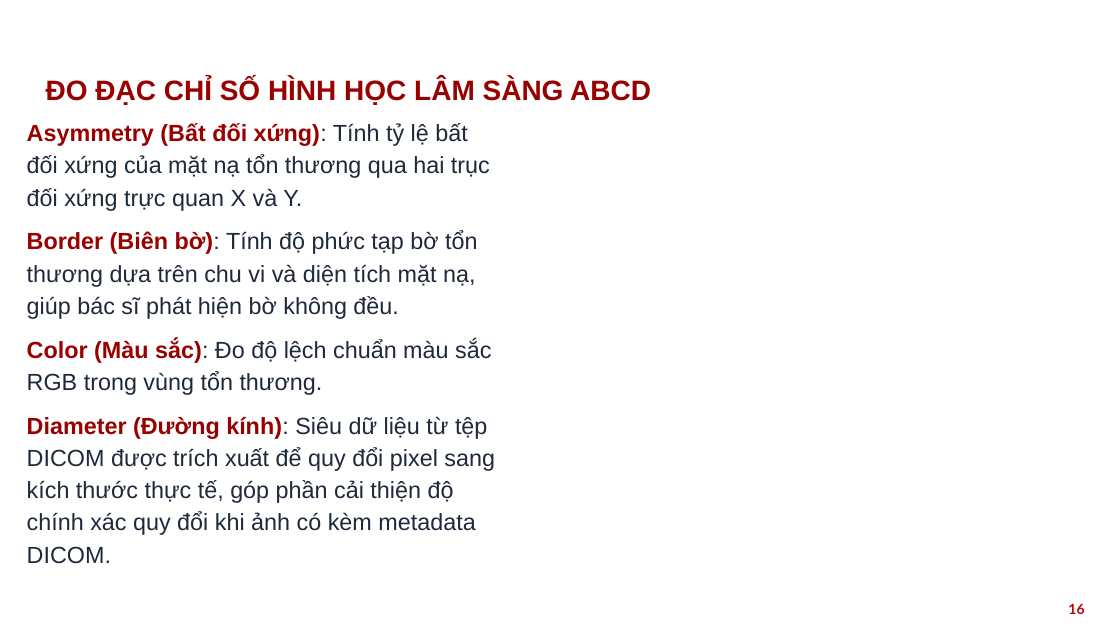
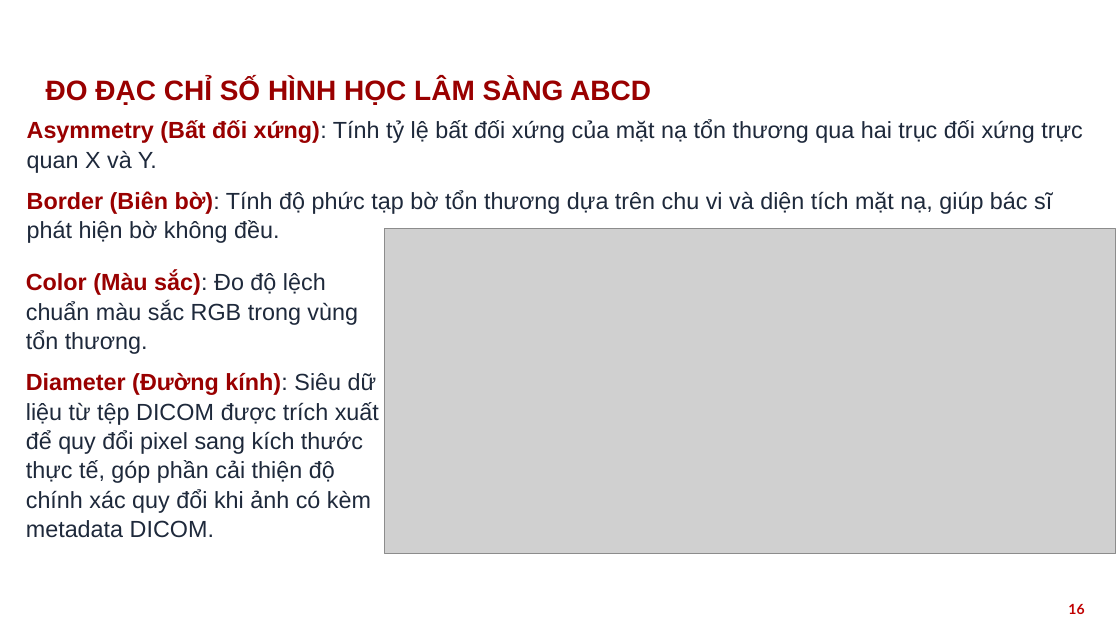
Before and after one commit to nthg0609/doanTN, a slide deck: slide 16 of HUST_PPT_template_2022_RED_16x9_567042.pptx. Drawn at 1120x630 pixels with LibreOffice and Linux fonts; fonts in the diff are those of the drawing; grey boxes stand for pictures; background and template pictures are left out. Boxes give left, top, right and bottom in pixels: in the first picture for what was removed or moved away, otherwise in the second. Text is boxed around its words. In the diff, an @@ line names an element or a change of style, - is before the commit and + after.

```diff
--- a/HUST_PPT_template_2022_RED_16x9_567042.pptx
+++ b/HUST_PPT_template_2022_RED_16x9_567042.pptx
@@ text "Asymmetry (Bất đối xứng): Tính ..." at <box>27,120,1083,243</box>: line spacing 1.15 to 1.05 @@
@@ picture added at <box>385,229,1116,555</box> @@
@@ text added at <box>26,272,379,538</box>, 20 pt, text #1E293B @@
+Color (Màu sắc): Đo độ lệch chuẩn màu sắc RGB trong vùng tổn thương.
+Diameter (Đường kính): Siêu dữ liệu từ tệp DICOM được trích xuất để quy đổi pixel sang kích thước thực tế, góp phần cải thiện độ chính xác quy đổi khi ảnh có kèm metadata DICOM.
@@ text at <box>27,339,495,564</box>: paragraphs removed @@
-Color (Màu sắc): Đo độ lệch chuẩn màu sắc RGB trong vùng tổn thương.
-Diameter (Đường kính): Siêu dữ liệu từ tệp DICOM được trích xuất để quy đổi pixel sang kích thước thực tế, góp phần cải thiện độ chính xác quy đổi khi ảnh có kèm metadata DICOM.
```
Also in this commit, not shown: 11 other slides changed, 2 slides added, 5 other files.
